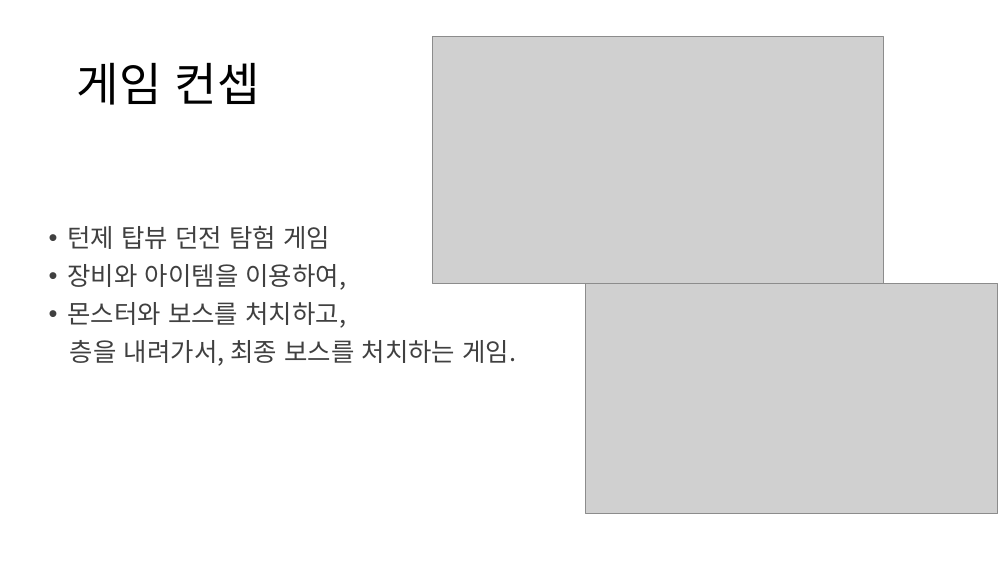
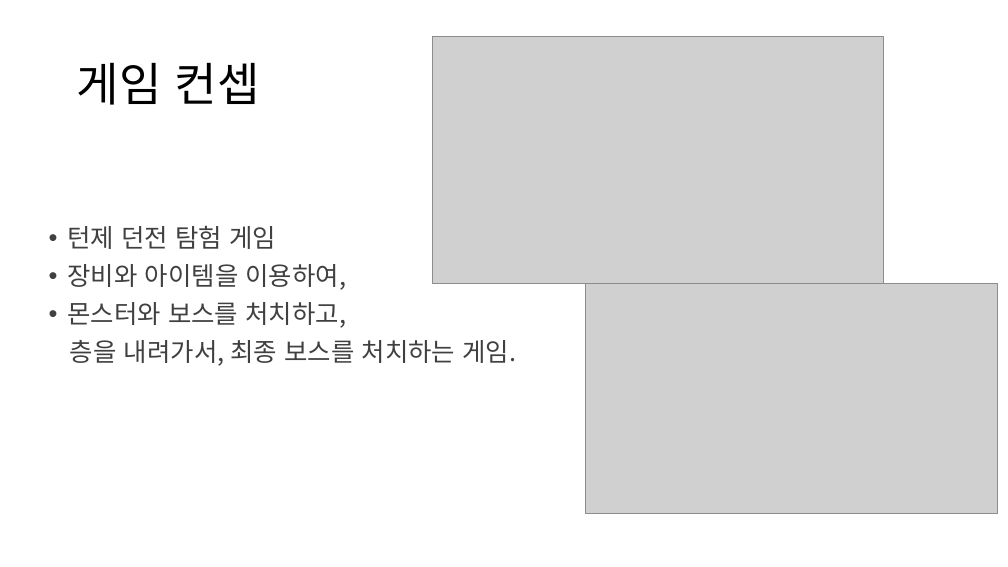
Before and after one commit to taeshs/2016180056---MyProjects, a slide deck: slide 2 of 2dgp 2016180056 정태주 2차 발표.pptx. Drawn at 1008x567 pixels with LibreOffice and Linux fonts; fonts in the diff are those of the drawing; grey boxes stand for pictures; background and template pictures are left out. Boxes give left, top, right and bottom in pixels: in the first picture for what was removed or moved away, otherwise in the second. Text is boxed around its words. In the diff, an @@ line names an element or a change of style, - is before the commit and + after.

Commit message:
update ppt 2

```diff
--- a/2dgp 2016180056 정태주 2차 발표.pptx
+++ b/2dgp 2016180056 정태주 2차 발표.pptx
@@ text at [67, 225, 276, 249]: text changed @@
-• 턴제 탑뷰 던전 탐험 게임
+• 턴제 던전 탐험 게임
```
